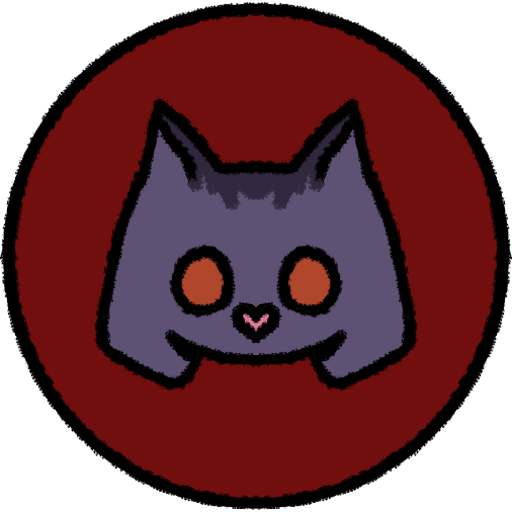
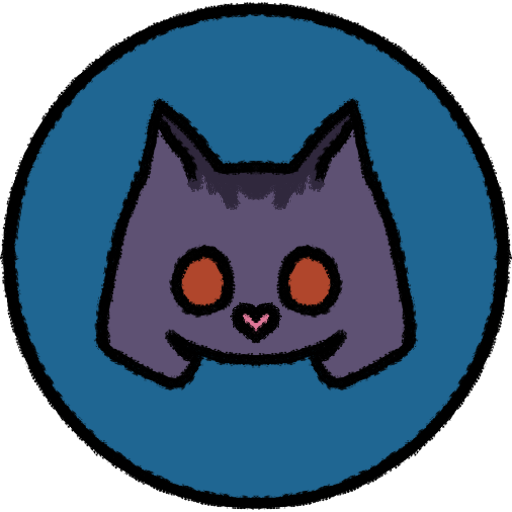
Layer changes from the first 512px x 512px image to the second:
painted on "Pintar camada 1" over [14, 13, 500, 498]
added layer "Copiar de Pintar camada 2" above "Pintar camada 2" over [14, 13, 500, 498]
painted on "Pintar camada 2" over [14, 13, 500, 498]